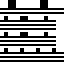
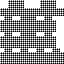
Comparing the layer stacks of the two 64x64 images. Changes:
added layer "Grad_004" in group "Grad" over [0, 0, 64, 64]
hid "被粘贴的图层 #8" over [4, 0, 56, 52]
hid "图层 #3" over [0, 8, 64, 62]
hid "图层 #2" over [0, 0, 64, 64]
